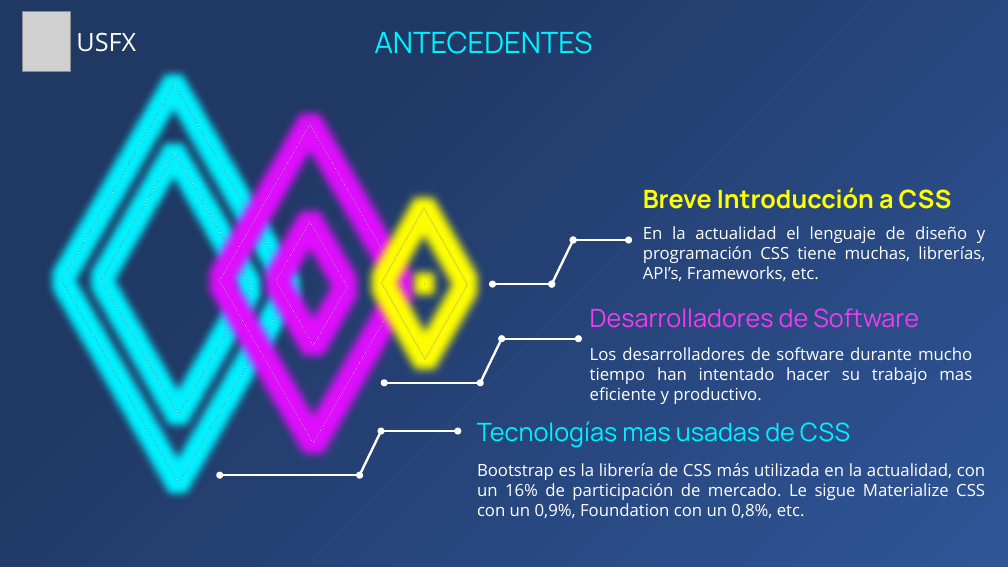
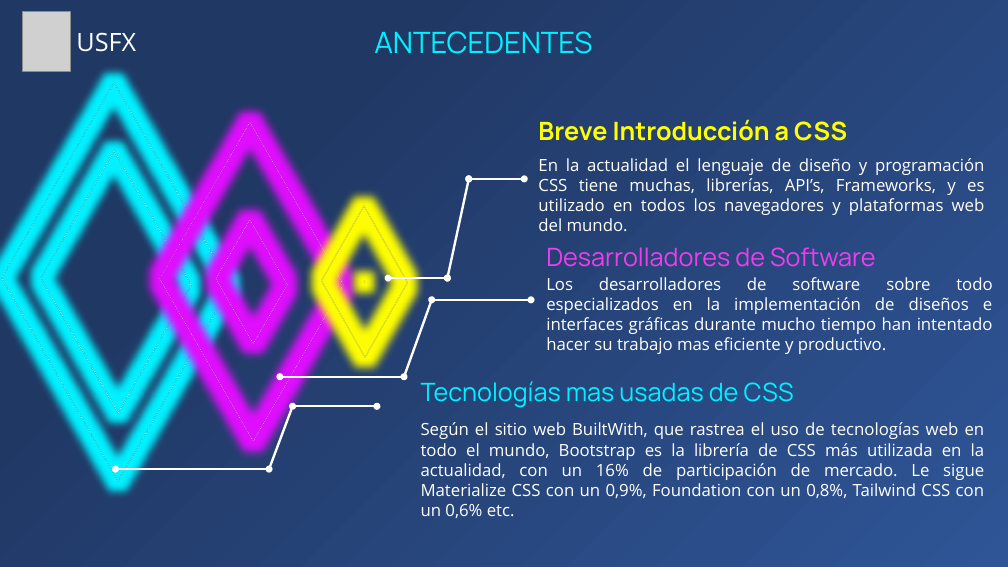
Before and after one commit to Zelechos/Generador-Css, a slide deck: slide 7 of documents/Presentación de Perfil - Modelo Generador CSS.pptx (slide 5 before the commit). Drawn at 1008x567 pixels with LibreOffice and Linux fonts; fonts in the diff are those of the drawing; grey boxes stand for pictures. Boxes give left, top, right and bottom in pixels: in the first picture for what was removed or moved away, otherwise in the second. Text is boxed around its words. In the diff, an @@ line names an element or a change of style, - is before the commit and + after.

```diff
--- a/documents/Presentación de Perfil - Modelo Generador CSS.pptx
+++ b/documents/Presentación de Perfil - Modelo Generador CSS.pptx
@@ text "Breve Introducción a CSS": place and size @@
-text "Breve Introducción a CSS" at [643, 187, 952, 209]
+text "Breve Introducción a CSS" at [538, 119, 847, 141]
@@ double arrow moved from (552, 284) - (573, 240) to (448, 278) - (469, 179) @@
@@ double arrow moved from (573, 240) - (628, 240) to (469, 179) - (524, 179) @@
@@ text at [538, 158, 985, 231]: text changed @@
-En la actualidad el lenguaje de diseño y programación CSS tiene muchas, librerías, API’s, Frameworks, etc.
+En la actualidad el lenguaje de diseño y programación CSS tiene muchas, librerías, API’s, Frameworks, y es utilizado en todos los navegadores y plataformas web del mundo.
@@ 3 frames: place and size @@
-3 frames at [0, 84, 500, 483]
+3 frames at [0, 83, 440, 481]
@@ text "Desarrolladores de Software": place and size @@
-text "Desarrolladores de Software" at [590, 308, 919, 328]
+text "Desarrolladores de Software" at [546, 247, 876, 267]
@@ double arrow moved from (492, 284) - (552, 284) to (388, 278) - (448, 278) @@
@@ text at [546, 277, 993, 354]: text changed @@
-Los desarrolladores de software durante mucho tiempo han intentado hacer su trabajo mas eficiente y productivo.
+Los desarrolladores de software sobre todo especializados en la implementación de diseños e interfaces gráficas durante mucho tiempo han intentado hacer su trabajo mas eficiente y productivo.
@@ double arrow moved from (480, 383) - (502, 339) to (404, 377) - (432, 300) @@
@@ arrow moved from (502, 339) - (578, 339) to (432, 300) - (531, 300) @@
@@ arrow moved from (384, 383) - (480, 383) to (280, 377) - (404, 377) @@
@@ text "Tecnologías mas usadas de CSS": place and size @@
-text "Tecnologías mas usadas de CSS" at [477, 421, 850, 447]
+text "Tecnologías mas usadas de CSS" at [421, 381, 794, 407]
@@ arrow moved from (360, 476) - (381, 431) to (269, 470) - (293, 406) @@
@@ arrow moved from (381, 431) - (458, 431) to (293, 406) - (377, 406) @@
@@ text at [421, 422, 985, 518]: text changed @@
-Bootstrap es la librería de CSS más utilizada en la actualidad, con un 16% de participación de mercado. Le sigue Materialize CSS con un 0,9%, Foundation con un 0,8%, etc.
+Según el sitio web BuiltWith, que rastrea el uso de tecnologías web en todo el mundo, Bootstrap es la librería de CSS más utilizada en la actualidad, con un 16% de participación de mercado. Le sigue Materialize CSS con un 0,9%, Foundation con un 0,8%, Tailwind CSS con un 0,6% etc.
@@ double arrow moved from (220, 476) - (360, 476) to (116, 470) - (269, 470) @@
```
Also in this commit, not shown: 4 other slides changed, 2 slides added, 1 other file.
